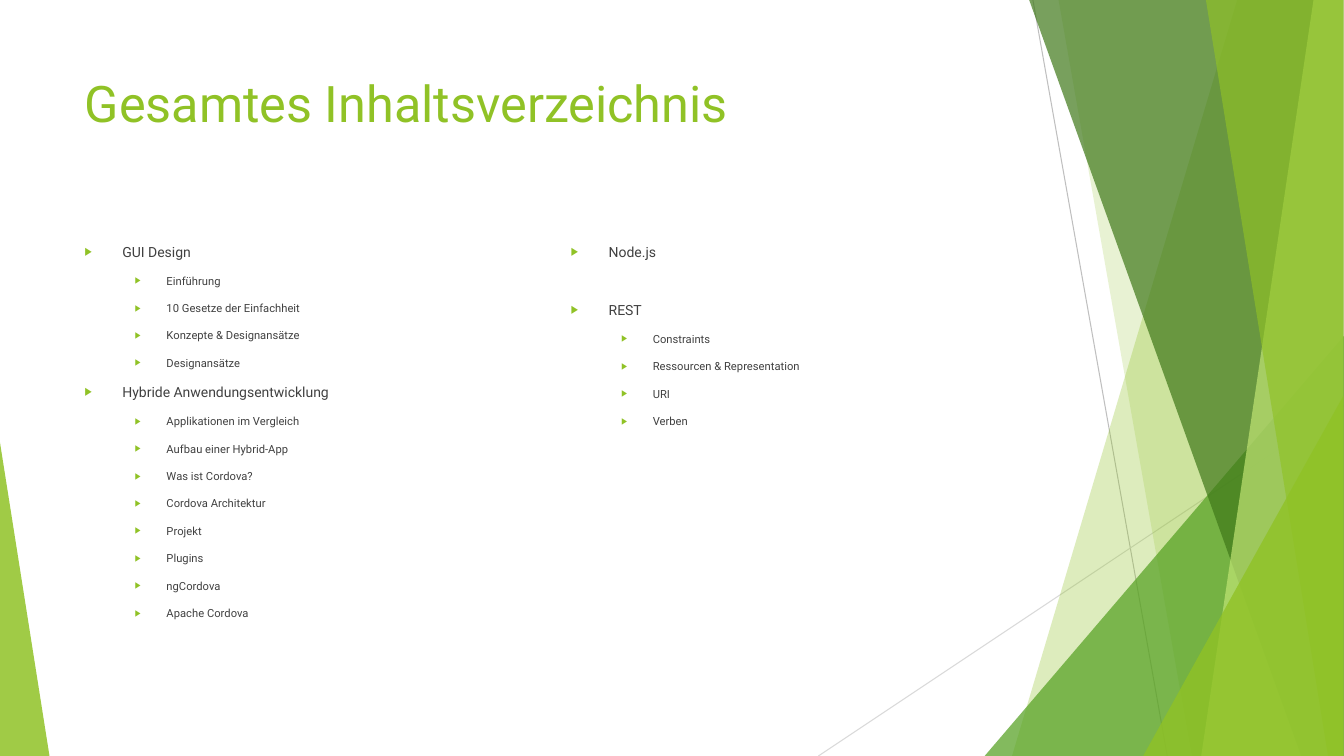
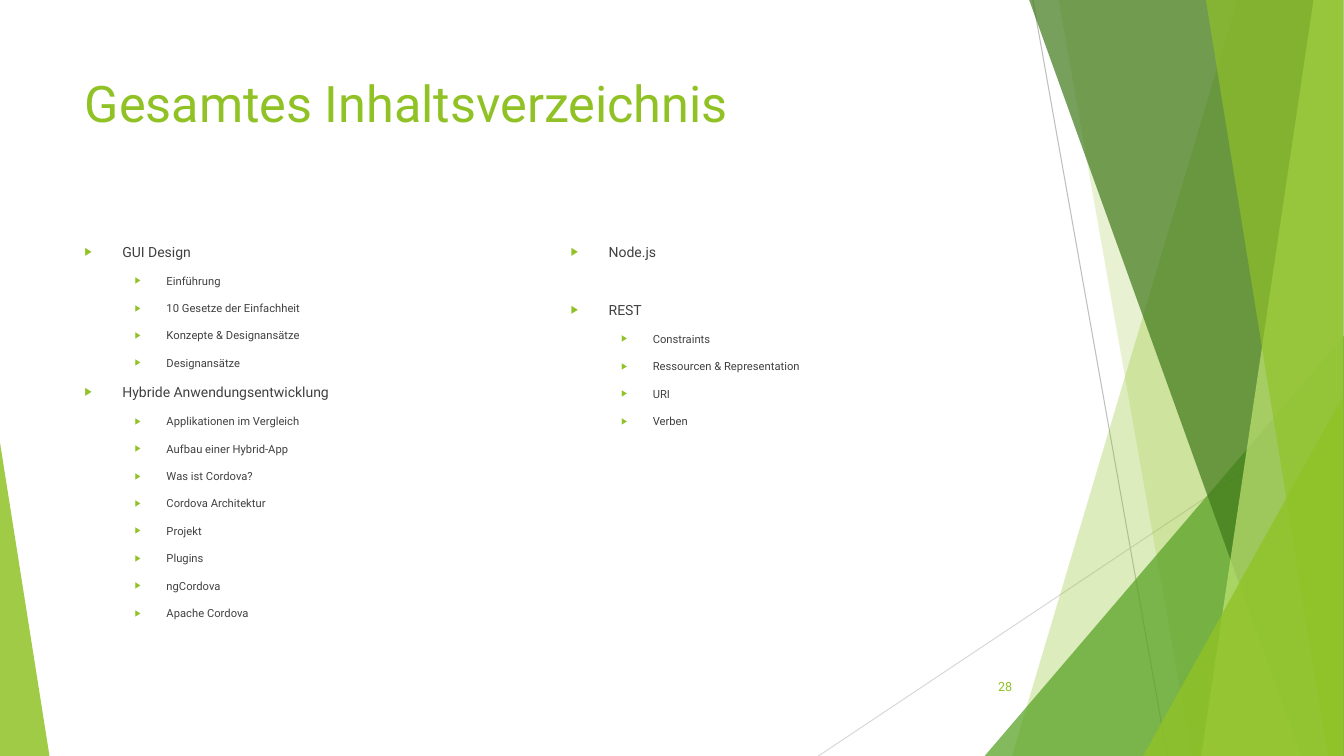
Before and after one commit to Ufo391/KSWE_DOKU, a slide deck: slide 28 of Vortrag/Mobile Anwendungsentwicklung.ppt (slide 25 before the commit). Drawn at 1344x756 pixels with LibreOffice and Linux fonts; fonts in the diff are those of the drawing. Boxes give left, top, right and bottom in pixels: in the first picture for what was removed or moved away, otherwise in the second. Text is boxed around its words. In the diff, an @@ line names an element or a change of style, - is before the commit and + after.

```diff
--- a/Vortrag/Mobile Anwendungsentwicklung.ppt
+++ b/Vortrag/Mobile Anwendungsentwicklung.ppt
@@ page number added at box(998, 682, 1012, 691), 9 pt, text #90C226 @@
+28
```
Also in this commit, not shown: 23 other slides changed, 3 slides added.
